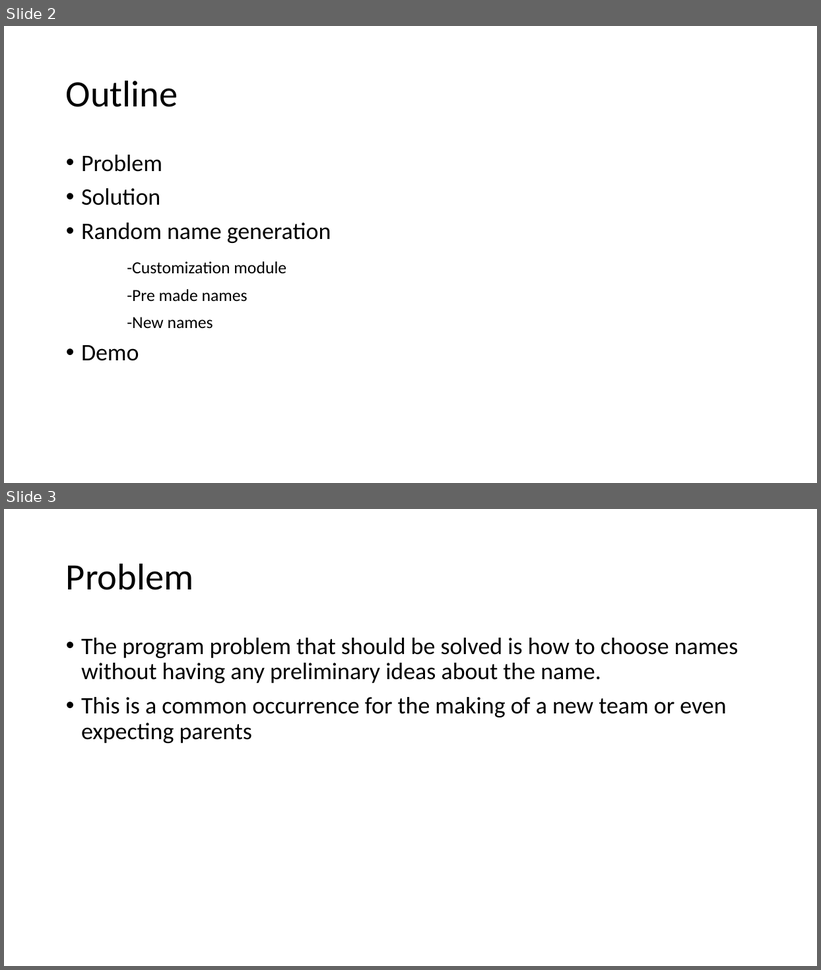
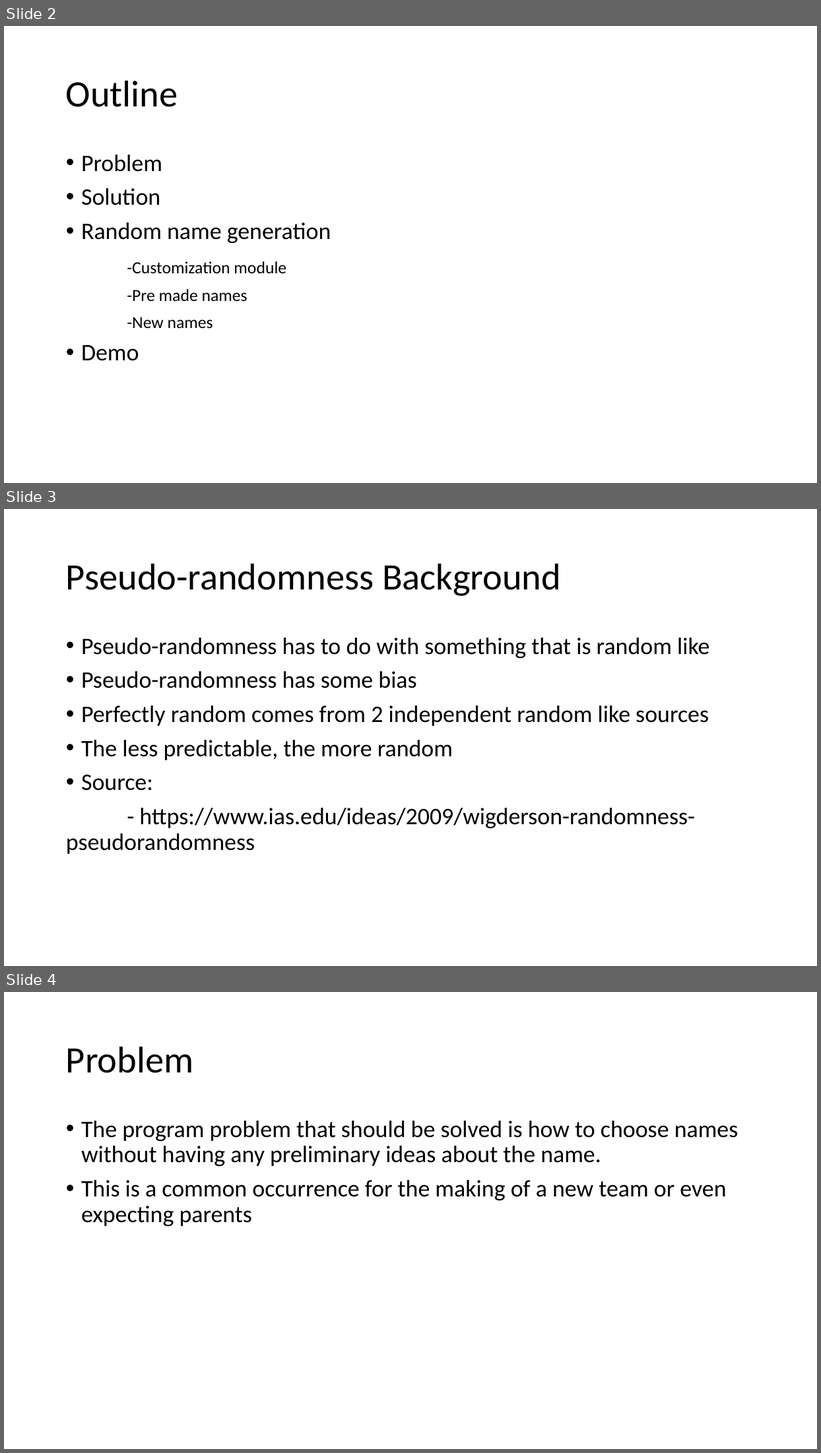
Before and after one commit to Jessie-Wilkins/NameInfinity, a slide deck: Name Infinity.pptx. Shown one above the other, each under a label of ours: slides 2 and 3 before the commit, slides 2, 3 and 4 after it. The pictures are 821x970 and 821x1453 pixels, drawn with LibreOffice and Linux fonts; fonts in the diff are those of the drawing. Boxes give left, top, right and bottom in pixels: in the first picture for what was removed or moved away, otherwise in the second. Text is boxed around its words. In the diff, an @@ line names an element or a change of style, - is before the commit and + after.

```diff
--- a/Name Infinity.pptx
+++ b/Name Infinity.pptx
@@ slide 3 added at (4,509,817,966), background #FFFFFF @@
@@ title added at (66,563,561,596), 44 pt, text #000000 @@
+Pseudo-randomness Background
@@ text added at (66,638,710,854), 28 pt, text #000000 @@
+• Pseudo-randomness has to do with something that is random like
+• Pseudo-randomness has some bias
+• Perfectly random comes from 2 independent random like sources
+• The less predictable, the more random
+• Source:
+- https://www.ias.edu/ideas/2009/wigderson-randomness-pseudorandomness
@@ what was slide 3 is now slide 4 @@
```
Also in this commit, not shown: 1 other slide added.
